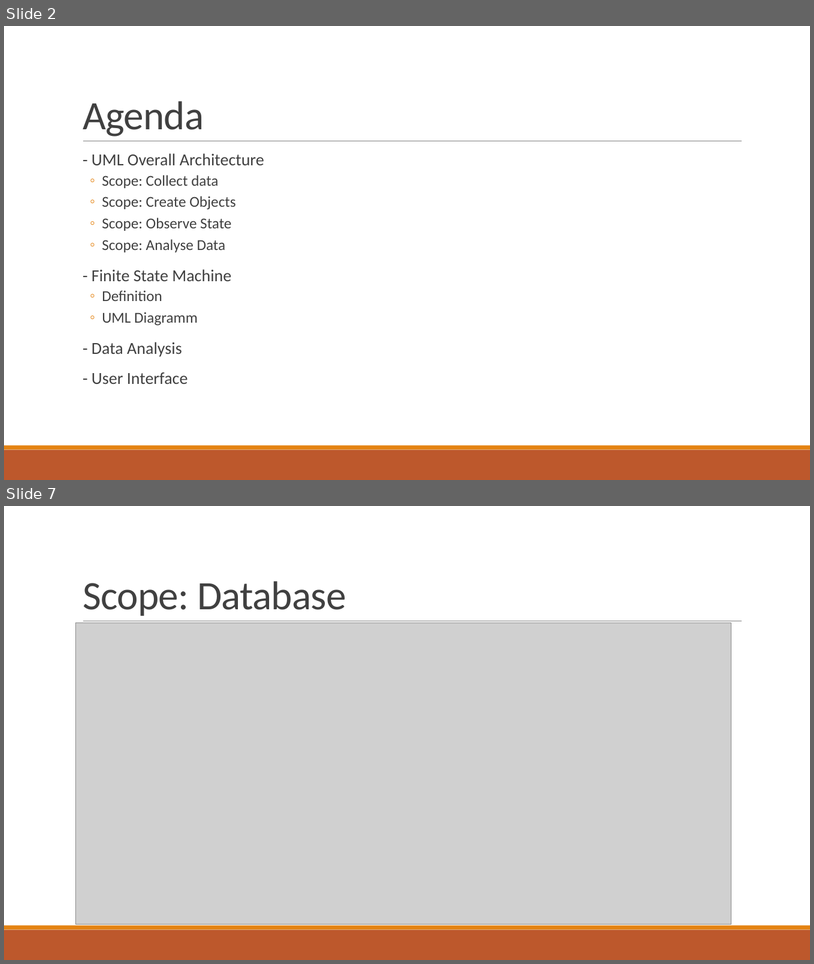
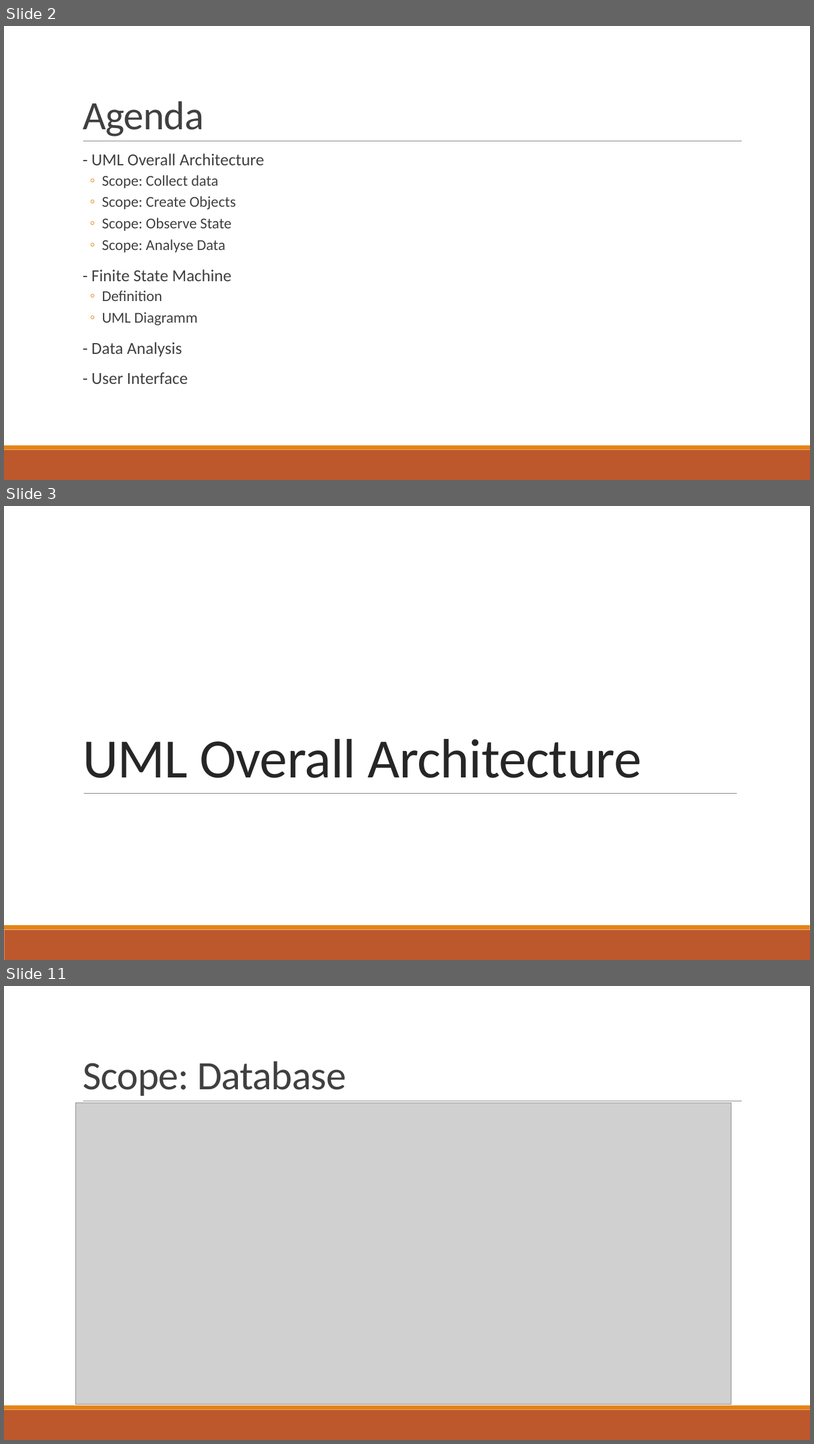
Before and after one commit to ofrendo/kronos, a slide deck: doc/Presentation.pptx. Shown one above the other, each under a label of ours: slides 2 and 7 before the commit, slides 2, 3 and 11 after it; the slides between them are not shown. The pictures are 814x964 and 814x1444 pixels, drawn with LibreOffice and Linux fonts; fonts in the diff are those of the drawing; grey boxes stand for pictures. Boxes give left, top, right and bottom in pixels: in the first picture for what was removed or moved away, otherwise in the second. Text is boxed around its words. In the diff, an @@ line names an element or a change of style, - is before the commit and + after.

```diff
--- a/doc/Presentation.pptx
+++ b/doc/Presentation.pptx
@@ slide 3 added at bbox=[4, 506, 810, 960], background #FFFFFF; not listed: 2 template elements that a slide beside it also shows @@
@@ title added at bbox=[83, 739, 642, 778], 66 pt, text #262626 @@
+UML Overall Architecture
@@ line added from (84, 793) to (737, 793), #808080 0.5 pt @@
@@ what was slide 7 is now slide 11 @@
```
Also in this commit, not shown: 3 slides changed, 4 other slides added, 1 slide removed.
